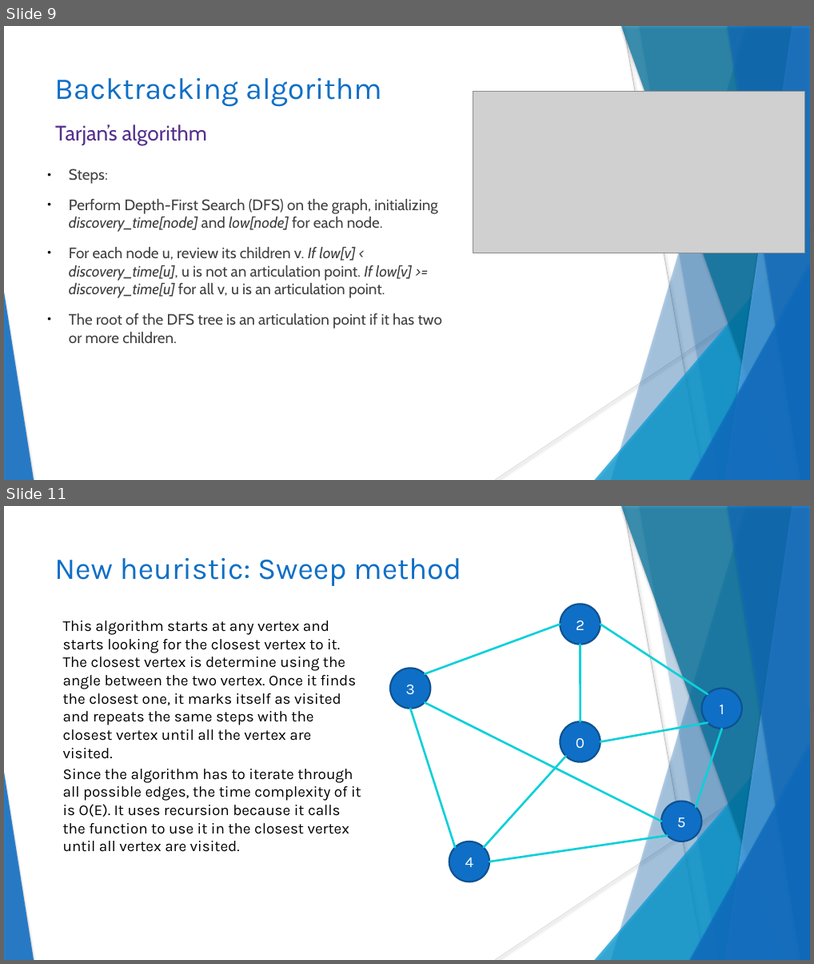
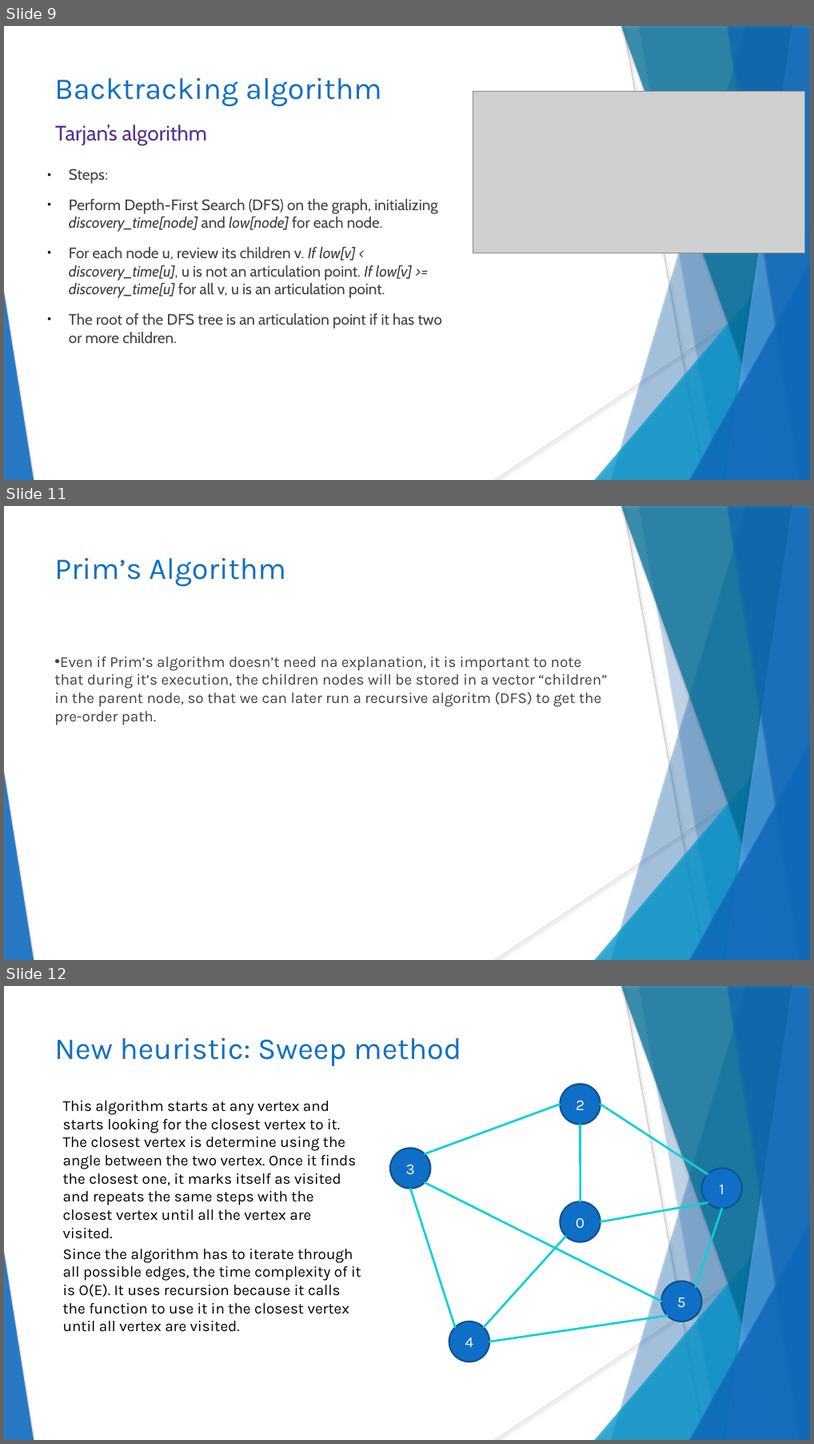
Before and after one commit to Spleentery/DA_TSP_Project-2, a slide deck: docs/Project 2.pptx. Shown one above the other, each under a label of ours: slides 9 and 11 before the commit, slides 9, 11 and 12 after it; the slides between them are not shown. The pictures are 814x964 and 814x1444 pixels, drawn with LibreOffice and Linux fonts; fonts in the diff are those of the drawing; grey boxes stand for pictures. Boxes give left, top, right and bottom in pixels: in the first picture for what was removed or moved away, otherwise in the second. Text is boxed around its words. In the diff, an @@ line names an element or a change of style, - is before the commit and + after.

```diff
--- a/docs/Project 2.pptx
+++ b/docs/Project 2.pptx
@@ slide 11 added at [4, 506, 810, 960], background #FFFFFF; not listed: 10 template elements that a slide beside it also shows @@
@@ title added at [54, 558, 286, 587], 36 pt, text #0F6FC6 @@
+Prim’s Algorithm
@@ text added at [54, 656, 607, 725], 18 pt, text #404040 @@
+• Even if Prim’s algorithm doesn’t need na explanation, it is important to note that during it’s execution, the children nodes will be stored in a vector “children” in the parent node, so that we can later run a recursive algoritm (DFS) to get the pre-order path.
@@ what was slide 11 is now slide 12 @@
```
Also in this commit, not shown: 1 slide changed, 2 other files.
